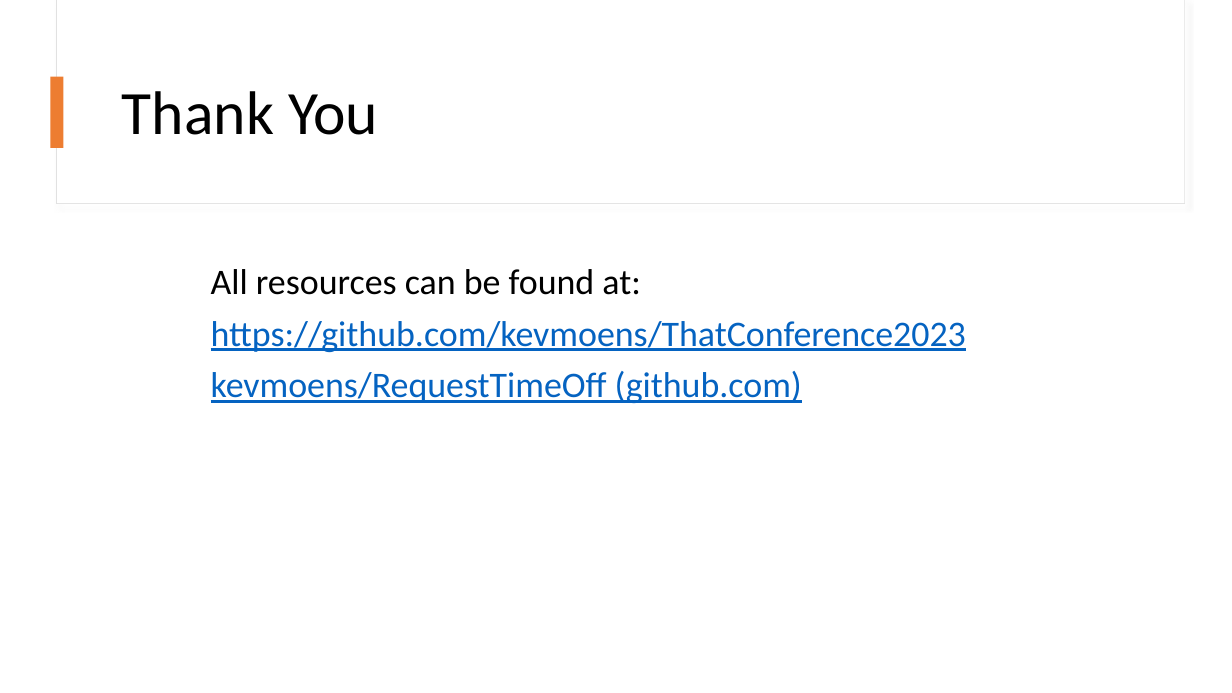
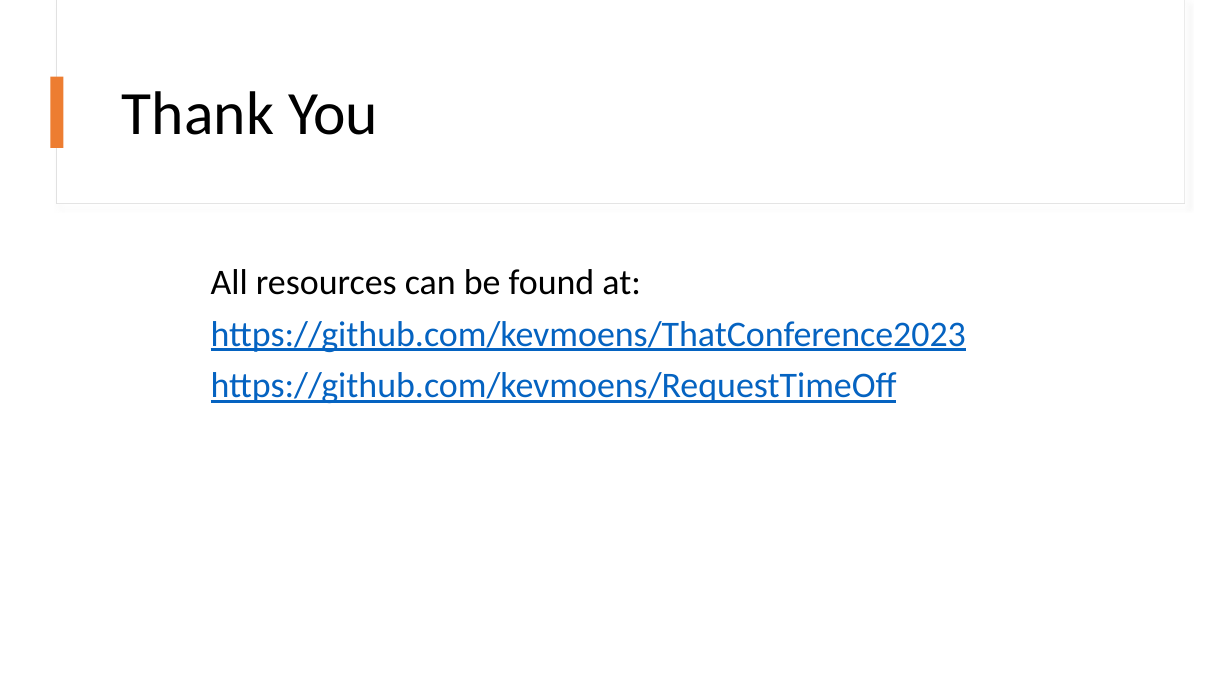
Before and after one commit to kevmoens/ThatConference2023, a slide deck: slide 21 of ThatConference2023.pptx (slide 20 before the commit). Drawn at 1232x693 pixels with LibreOffice and Linux fonts; fonts in the diff are those of the drawing. Boxes give left, top, right and bottom in pixels: in the first picture for what was removed or moved away, otherwise in the second. Text is boxed around its words. In the diff, an @@ line names an element or a change of style, - is before the commit and + after.

```diff
--- a/ThatConference2023.pptx
+++ b/ThatConference2023.pptx
@@ text at (211,372,897,403): text changed @@
-kevmoens/RequestTimeOff (github.com)
+https://github.com/kevmoens/RequestTimeOff
```
Also in this commit, not shown: 1 other slide changed, 1 slide added, 2 other files.
